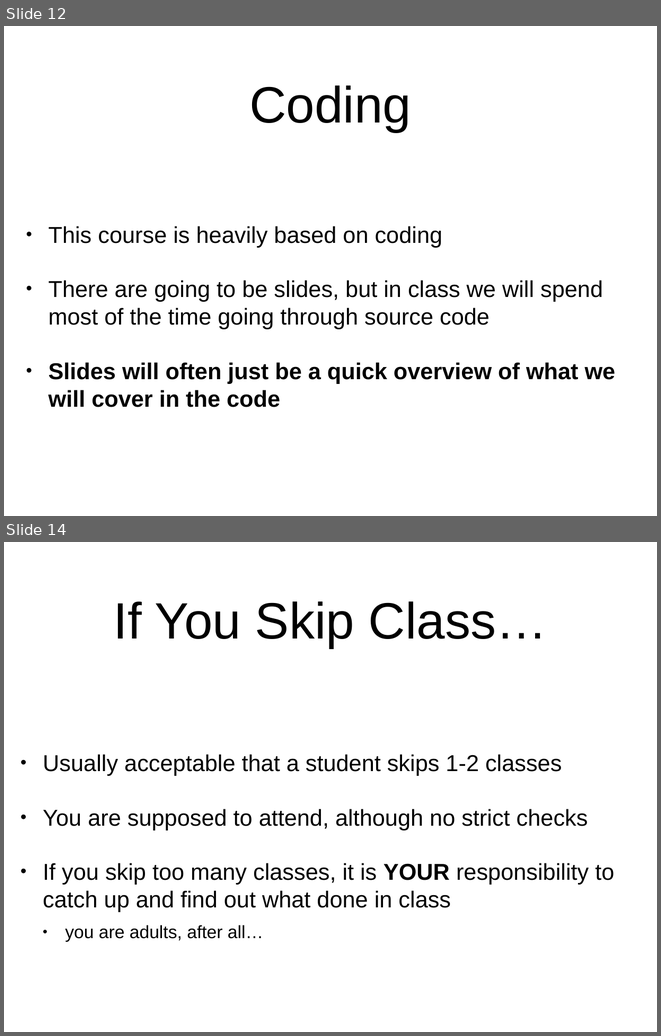
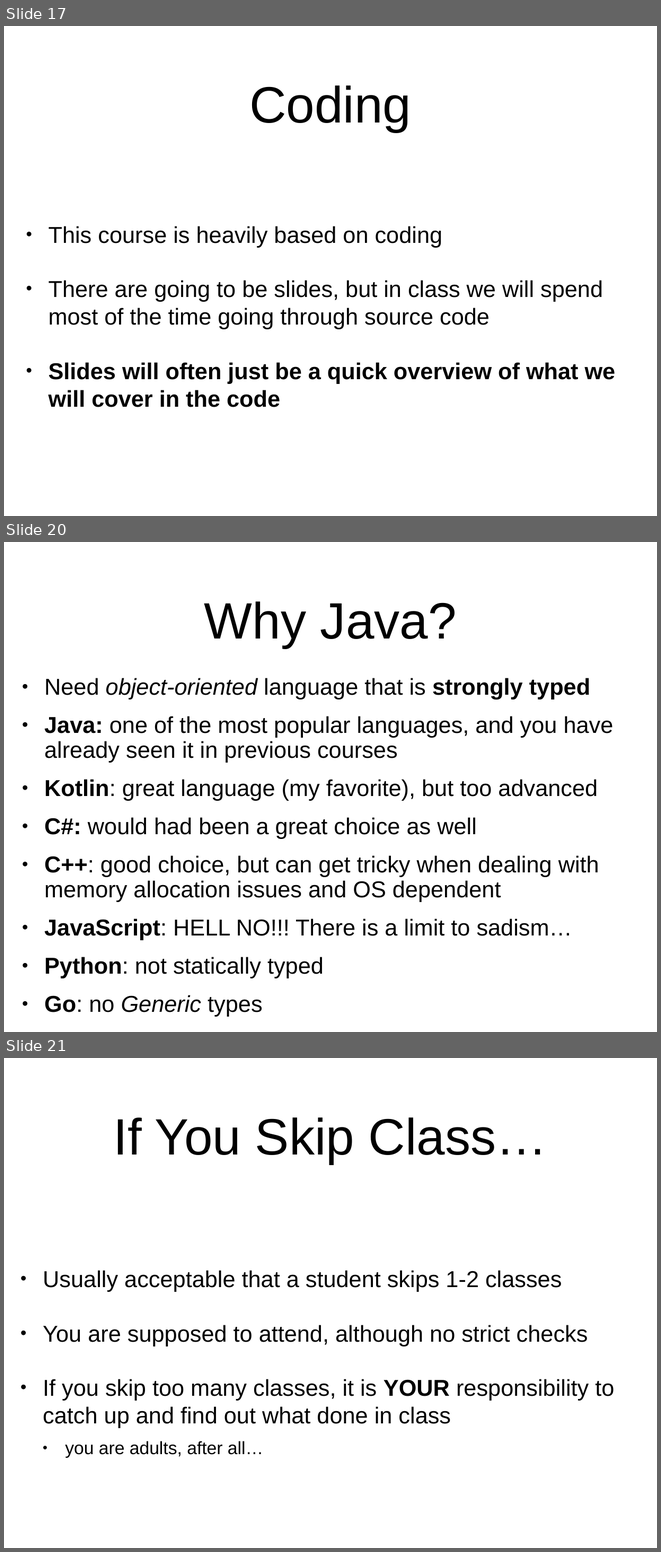
Before and after one commit to arcuri82/algorithms, a slide deck: docs/slides/01/01_intro.pptx. Shown one above the other, each under a label of ours: slides 12 and 14 before the commit, slides 17, 20 and 21 after it; the slides between them are not shown. The pictures are 661x1036 and 661x1552 pixels, drawn with LibreOffice and Linux fonts; fonts in the diff are those of the drawing. Boxes give left, top, right and bottom in pixels: in the first picture for what was removed or moved away, otherwise in the second. Text is boxed around its words. In the diff, an @@ line names an element or a change of style, - is before the commit and + after.

```diff
--- a/docs/slides/01/01_intro.pptx
+++ b/docs/slides/01/01_intro.pptx
@@ slide 20 added at bbox=[4, 542, 657, 1032], background #FFFFFF @@
@@ title added at bbox=[204, 601, 457, 648], 80 pt, text #000000 @@
+Why Java?
@@ text added at bbox=[44, 678, 614, 1016], 36 pt, text #000000 @@
+• Need object-oriented language that is strongly typed
+• Java: one of the most popular languages, and you have already seen it in previous courses
+• Kotlin: great language (my favorite), but too advanced
+• C#: would had been a great choice as well
+• C++: good choice, but can get tricky when dealing with memory allocation issues and OS dependent
+• JavaScript: HELL NO!!! There is a limit to sadism…
+• Python: not statically typed
+• Go: no Generic types
@@ what was slide 12 is now slide 17 @@
@@ what was slide 14 is now slide 21 @@
```
Also in this commit, not shown: 7 slides changed, 8 other slides added, 2 other files.
